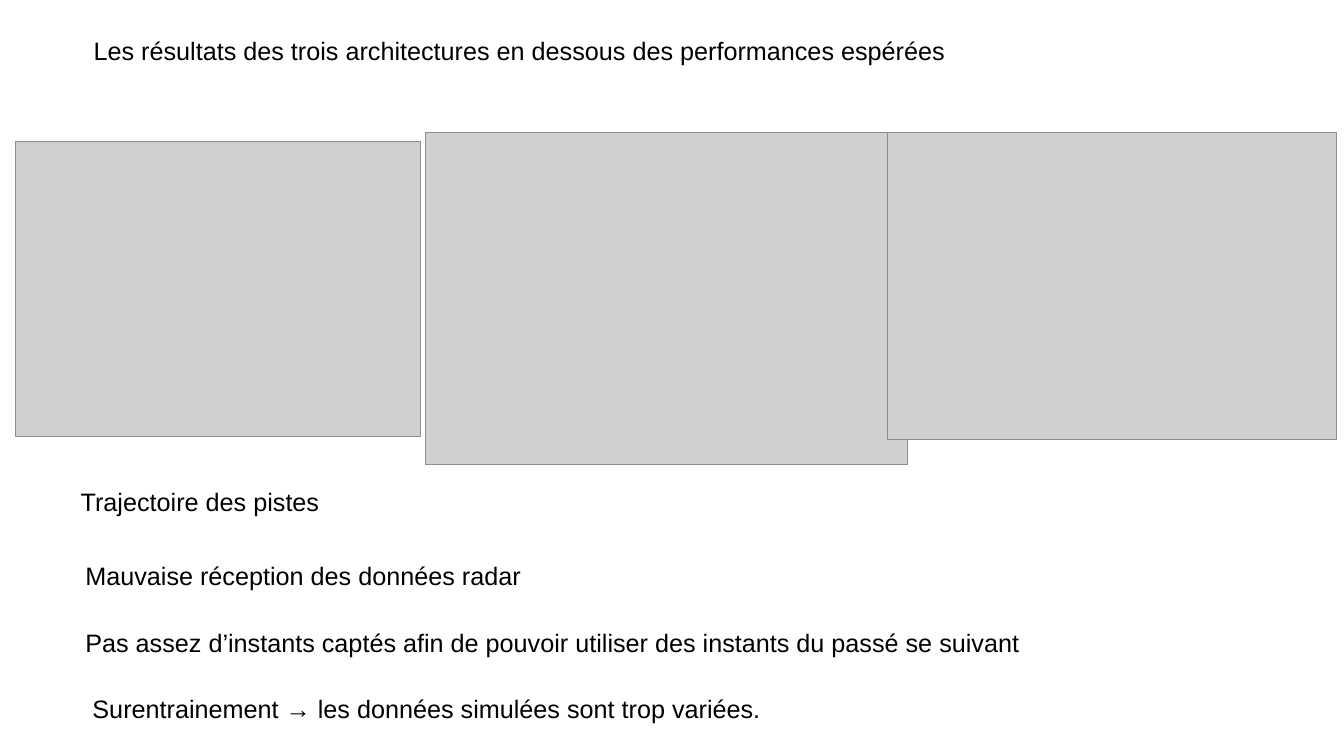
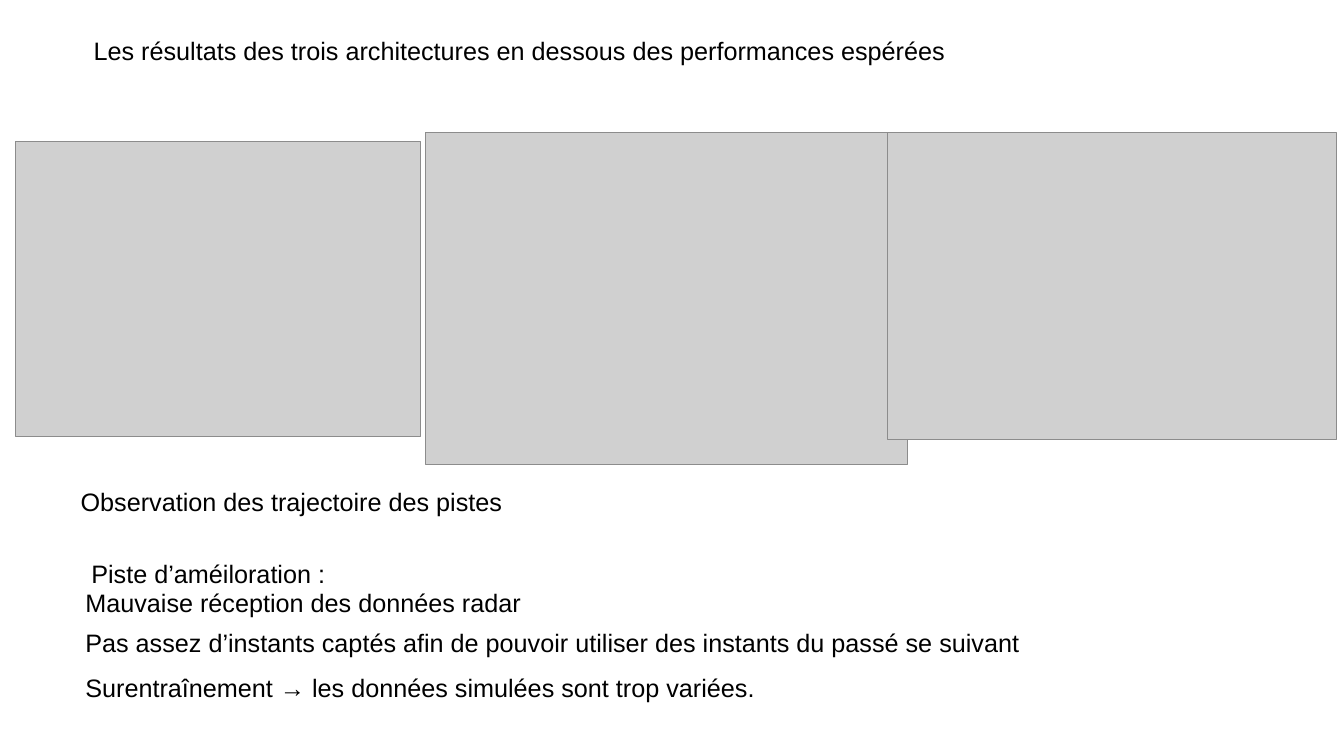
Before and after one commit to grotsartdehe/TFE, a slide deck: slide 26 of Presentation/Slides_TFE.pptx (slide 23 before the commit). Drawn at 1344x756 pixels with LibreOffice and Linux fonts; fonts in the diff are those of the drawing; grey boxes stand for pictures. Boxes give left, top, right and bottom in pixels: in the first picture for what was removed or moved away, otherwise in the second. Text is boxed around its words. In the diff, an @@ line names an element or a change of style, - is before the commit and + after.

```diff
--- a/Presentation/Slides_TFE.pptx
+++ b/Presentation/Slides_TFE.pptx
@@ text at (81,492,502,517): text changed @@
-Trajectoire des pistes
+Observation des trajectoire des pistes
@@ text added at (91,564,311,584), 18 pt, text #000000 @@
+Piste d’améiloration :
@@ text "Mauvaise réception des données radar": place and size @@
-text "Mauvaise réception des données radar" at (85,566,521,591)
+text "Mauvaise réception des données radar" at (85,593,521,618)
@@ text at (85,678,754,703): text changed @@
-Surentrainement → les données simulées sont trop variées.
+Surentraînement → les données simulées sont trop variées.
```
Also in this commit, not shown: 10 other slides changed, 3 slides added, 5 other files.
